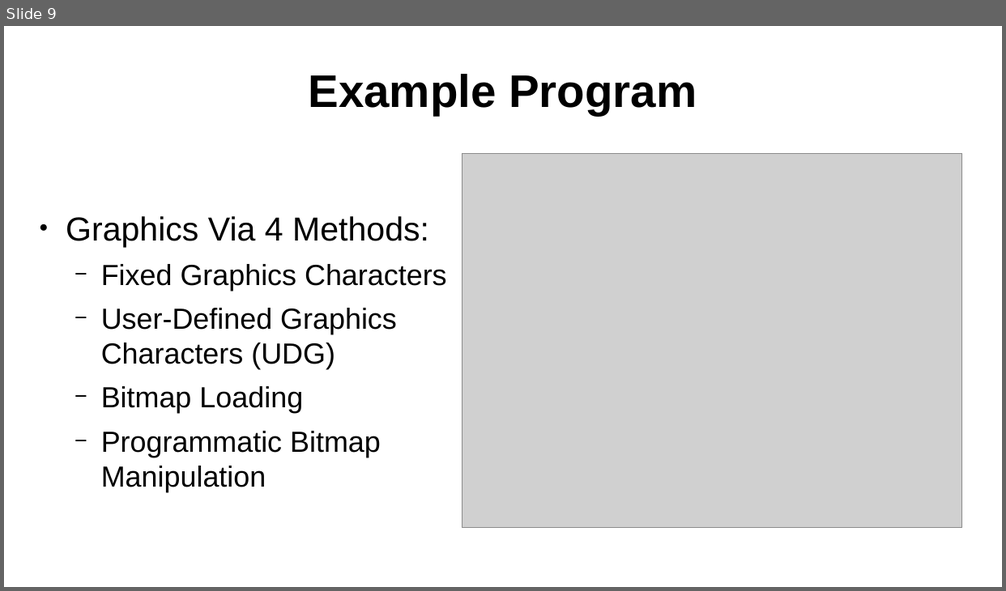
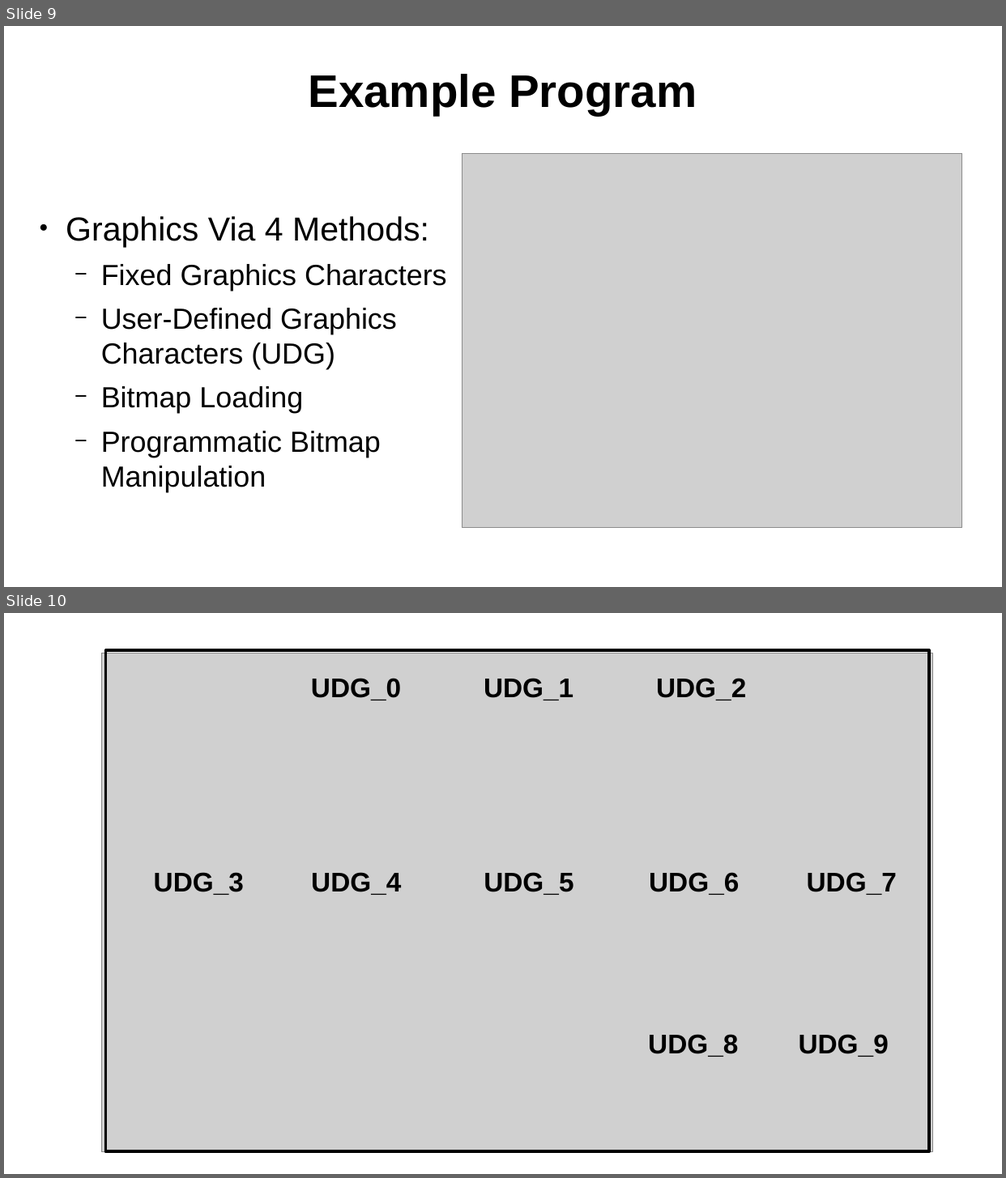
Before and after one commit to SlithyMatt/zxs-assembly-tutorial, a slide deck: Lesson11/Lesson11.odp. Shown one above the other, each under a label of ours: slide 9 before the commit, slides 9 and 10 after it. The pictures are 1006x591 and 1006x1178 pixels, drawn with LibreOffice and Linux fonts; fonts in the diff are those of the drawing; grey boxes stand for pictures. Boxes give left, top, right and bottom in pixels: in the first picture for what was removed or moved away, otherwise in the second. Text is boxed around its words. In the diff, an @@ line names an element or a change of style, - is before the commit and + after.

```diff
--- a/Lesson11/Lesson11.odp
+++ b/Lesson11/Lesson11.odp
@@ slide 10 added at bbox=[4, 613, 1002, 1174], background #FFFFFF @@
@@ picture added at bbox=[101, 653, 932, 1152] @@
@@ rectangle added at bbox=[106, 650, 929, 1152], outline #000000 2.89 pt @@
@@ text added at bbox=[311, 678, 897, 1057], 26 pt, text #000000, bold @@
+UDG_0 UDG_1 UDG_2
+UDG_3 UDG_4 UDG_5 UDG_6 UDG_7
+UDG_8 UDG_9
```
Also in this commit, not shown: 2 other files.
